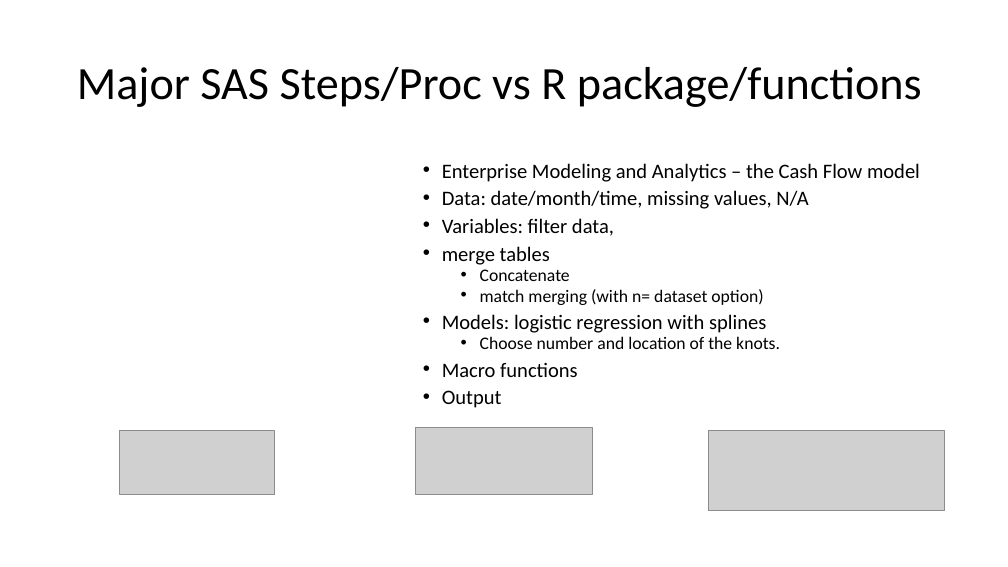
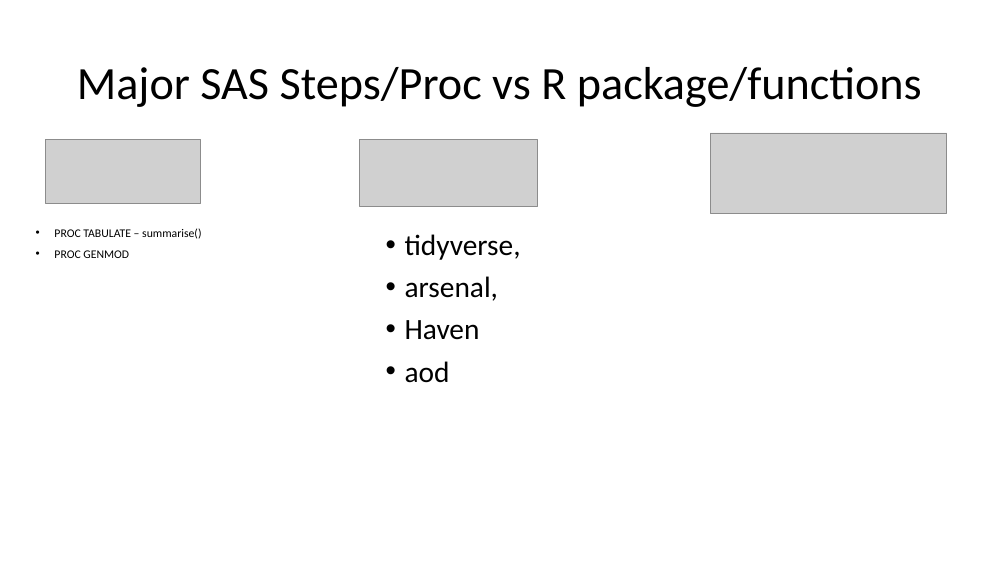
Before and after one commit to wx2123/WSDS-2026-OH, a slide deck: slide 7 of 2026 WSDS - Wujian Xue.pptx. Drawn at 1008x567 pixels with LibreOffice and Linux fonts; fonts in the diff are those of the drawing; grey boxes stand for pictures. Boxes give left, top, right and bottom in pixels: in the first picture for what was removed or moved away, otherwise in the second. Text is boxed around its words. In the diff, an @@ line names an element or a change of style, - is before the commit and + after.

```diff
--- a/2026 WSDS - Wujian Xue.pptx
+++ b/2026 WSDS - Wujian Xue.pptx
@@ picture: place and size @@
-picture at [119,431,274,495]
+picture at [45,140,200,203]
@@ picture: place and size @@
-picture at [415,428,592,495]
+picture at [360,140,537,206]
@@ picture: place and size @@
-picture at [709,431,945,511]
+picture at [710,133,947,213]
@@ text added at [54,228,201,258], 11.2 pt, text #000000 @@
+• PROC TABULATE – summarise()
+• PROC GENMOD
@@ text at [405,234,521,383]: text changed; size 19.6 to 28 pt @@
-• Enterprise Modeling and Analytics – the Cash Flow model
-• Data: date/month/time, missing values, N/A
-• Variables: filter data,
-• merge tables
-  • Concatenate
-  • match merging (with n= dataset option)
-• Models: logistic regression with splines
-  • Choose number and location of the knots.
-• Macro functions
-• Output
+• tidyverse,
+• arsenal,
+• Haven
+• aod
```
Also in this commit, not shown: 8 other slides changed.
